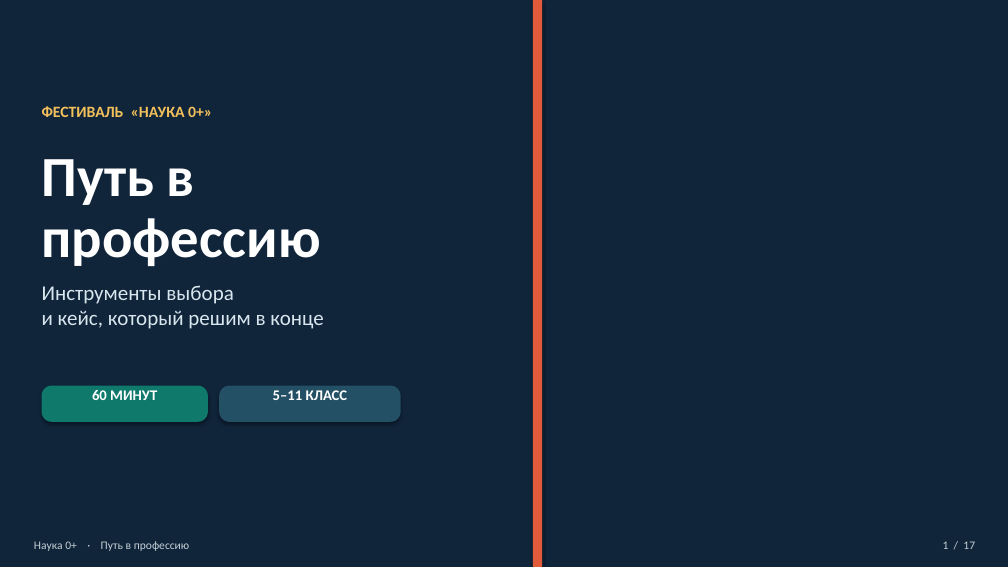
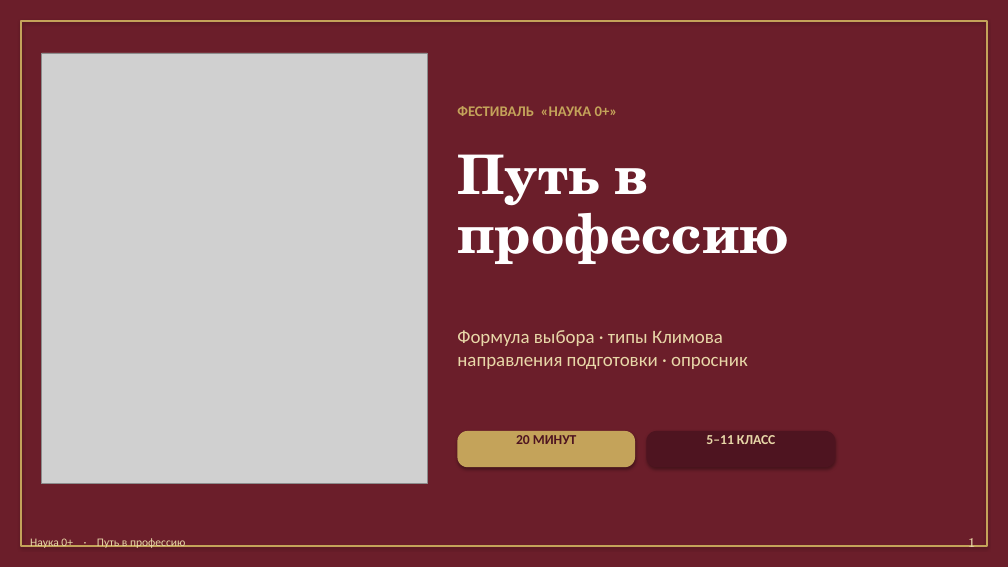
Before and after one commit to Sema917/-tourism, a slide deck: slide 1 of materials/Путь_в_профессию_презентация_60_минут.pptx. Drawn at 1008x567 pixels with LibreOffice and Linux fonts; fonts in the diff are those of the drawing; grey boxes stand for pictures; background and template pictures are left out; a plain dark background stands for a picture behind light text. Boxes give left, top, right and bottom in pixels: in the first picture for what was removed or moved away, otherwise in the second. Text is boxed around its words. In the diff, an @@ line names an element or a change of style, - is before the commit and + after.

```diff
--- a/materials/Путь_в_профессию_презентация_60_минут.pptx
+++ b/materials/Путь_в_профессию_презентация_60_минут.pptx
@@ background picture (left out) to #FFFFFF @@
@@ rectangle at [0,0,1008,567]: fill #10243A to #6B1E2A @@
@@ rectangle removed at [0,0,544,567] @@
@@ rectangle added at [21,21,987,546], outline #C4A35A 1.5 pt @@
@@ rectangle removed at [533,0,542,567] @@
@@ picture added at [42,53,427,484] @@
@@ text "ФЕСТИВАЛЬ «НАУКА 0+»": place and size @@
-text "ФЕСТИВАЛЬ «НАУКА 0+»" at [42,106,212,117]
+text "ФЕСТИВАЛЬ «НАУКА 0+»" at [457,106,618,116]
@@ text "ФЕСТИВАЛЬ «НАУКА 0+»" at [457,106,618,116]: size 15 to 14 pt, text colour #F3C15B to #C4A35A @@
@@ text "Путь в профессию": place and size @@
-text "Путь в профессию" at [42,159,321,266]
+text "Путь в профессию" at [457,154,787,264]
@@ text "Путь в профессию" at [457,154,787,264]: size 54 to 52 pt, font Calibri to TeX Gyre Schola @@
@@ text removed at [42,285,323,329] @@
-Инструменты выбора
-и кейс, который решим в конце
@@ text added at [457,330,748,369], 18 pt, text #E8D7A8 @@
+Формула выбора · типы Климова
+направления подготовки · опросник
@@ rounded rectangle removed at [42,386,208,422] @@
@@ rounded rectangle removed at [219,386,401,422] @@
@@ text removed at [92,390,157,400] @@
-60 МИНУТ
@@ rounded rectangle added at [457,431,635,467], fill #C4A35A @@
@@ text added at [516,435,577,444], 13 pt, text #4E1420, bold @@
+20 МИНУТ
@@ rounded rectangle added at [647,431,836,467], fill #4E1420 @@
@@ text "5–11 КЛАСС": place and size @@
-text "5–11 КЛАСС" at [273,390,348,400]
+text "5–11 КЛАСС" at [706,435,775,444]
@@ text "5–11 КЛАСС" at [706,435,775,444]: size 14 to 13 pt, text colour #FFFFFF to #E8D7A8 @@
@@ text "Наука 0+ · Путь в ..." at [30,538,185,548]: text colour #C5D0D6 to #E8D7A8 @@
@@ text at [968,538,975,547]: text changed; size 11 to 12 pt; font Calibri to TeX Gyre Schola; text colour #C5D0D6 to #E8D7A8 @@
-1 / 17
+1
```
Also in this commit, not shown: 5 other slides changed, 2 slides added, 11 slides removed, 10 other files.
